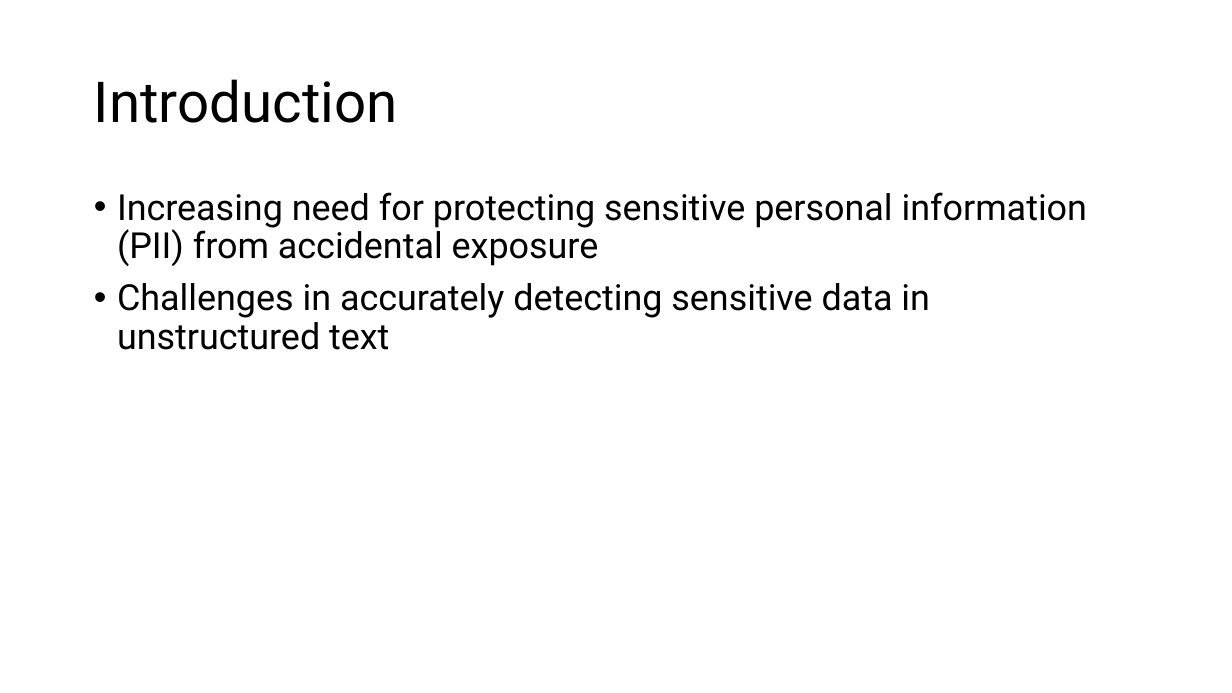
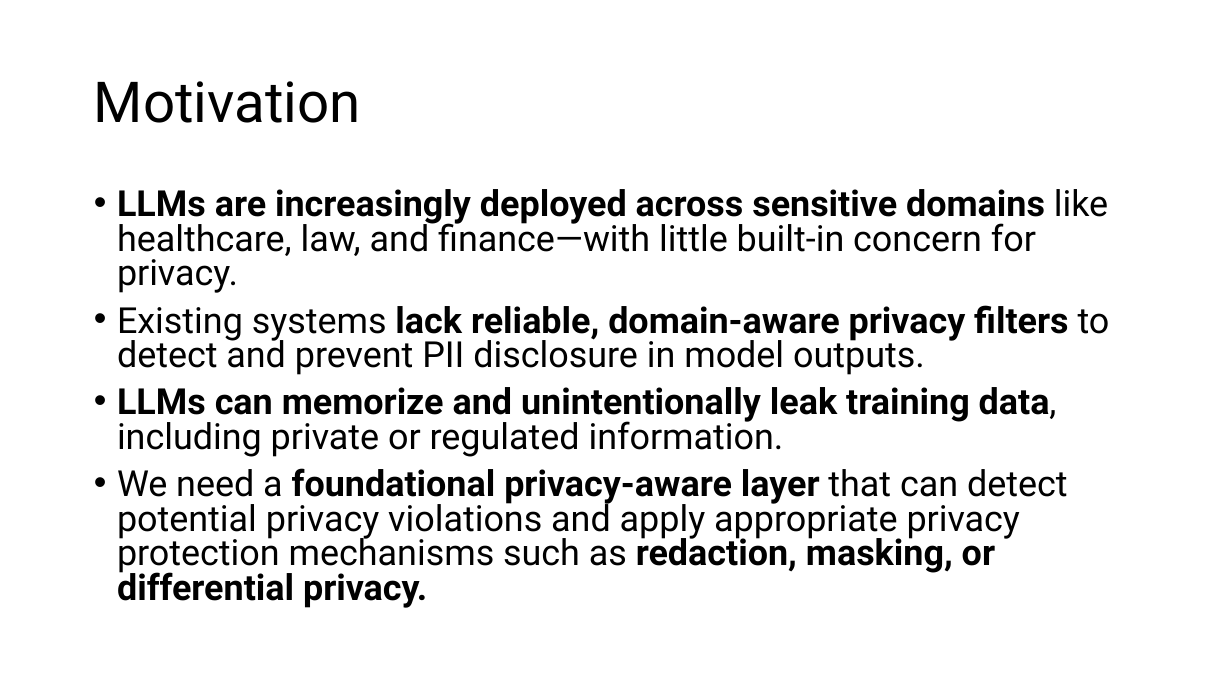
Before and after one commit to pals-ucb/privacy-ner-att, a slide deck: slide 2 of docs/final_presentation.pptx. Drawn at 1232x693 pixels with LibreOffice and Linux fonts; fonts in the diff are those of the drawing. Boxes give left, top, right and bottom in pixels: in the first picture for what was removed or moved away, otherwise in the second. Text is boxed around its words. In the diff, an @@ line names an element or a change of style, - is before the commit and + after.

```diff
--- a/docs/final_presentation.pptx
+++ b/docs/final_presentation.pptx
@@ title at (94, 81, 361, 123): text changed @@
-Introduction
+Motivation
@@ text at (117, 189, 1110, 608): text changed @@
-• Increasing need for protecting sensitive personal information (PII) from accidental exposure
-• Challenges in accurately detecting sensitive data in unstructured text
+• LLMs are increasingly deployed across sensitive domains like healthcare, law, and finance—with little built-in concern for privacy.
+• Existing systems lack reliable, domain-aware privacy filters to detect and prevent PII disclosure in model outputs.
+• LLMs can memorize and unintentionally leak training data, including private or regulated information.
+• We need a foundational privacy-aware layer that can detect potential privacy violations and apply appropriate privacy protection mechanisms such as redaction, masking, or differential privacy.
```
Also in this commit, not shown: 2 other slides changed, 3 slides added, 3 slides removed.
